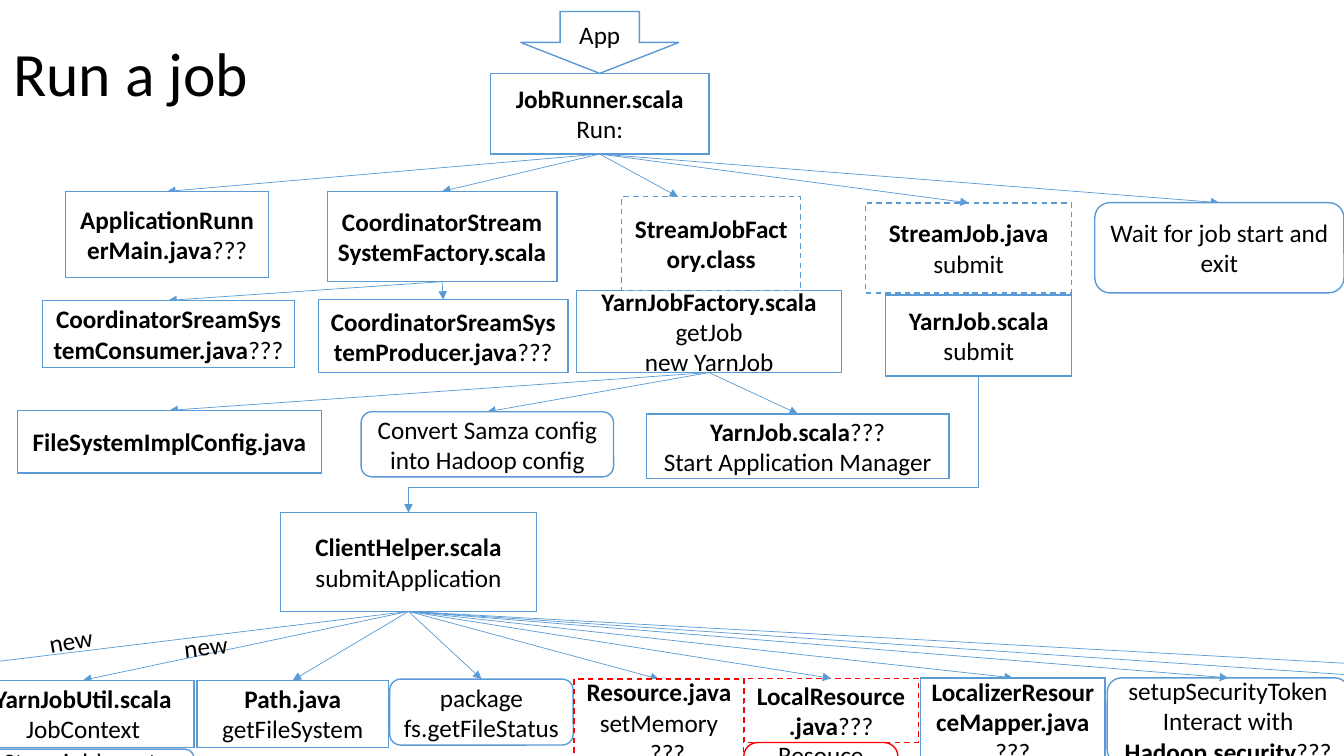
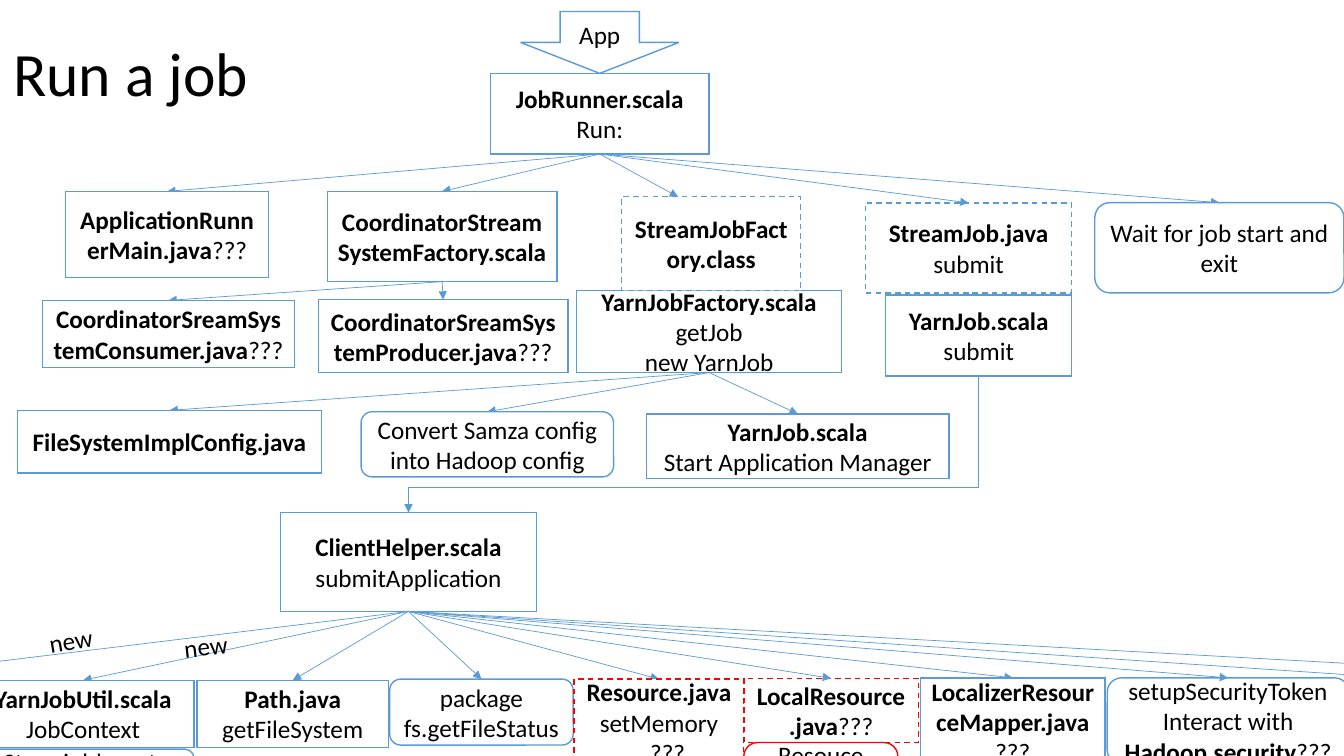
Before and after one commit to Swrrt/Samza-Documents, a slide deck: slide 5 of SamzaStructure.pptx. Drawn at 1344x756 pixels with LibreOffice and Linux fonts; fonts in the diff are those of the drawing. Boxes give left, top, right and bottom in pixels: in the first picture for what was removed or moved away, otherwise in the second. Text is boxed around its words. In the diff, an @@ line names an element or a change of style, - is before the commit and + after.

```diff
--- a/SamzaStructure.pptx
+++ b/SamzaStructure.pptx
@@ text in rectangle at box(728, 423, 868, 442): text changed @@
-YarnJob.scala???
+YarnJob.scala
```
Also in this commit, not shown: 6 slides added, 1 slide removed.
